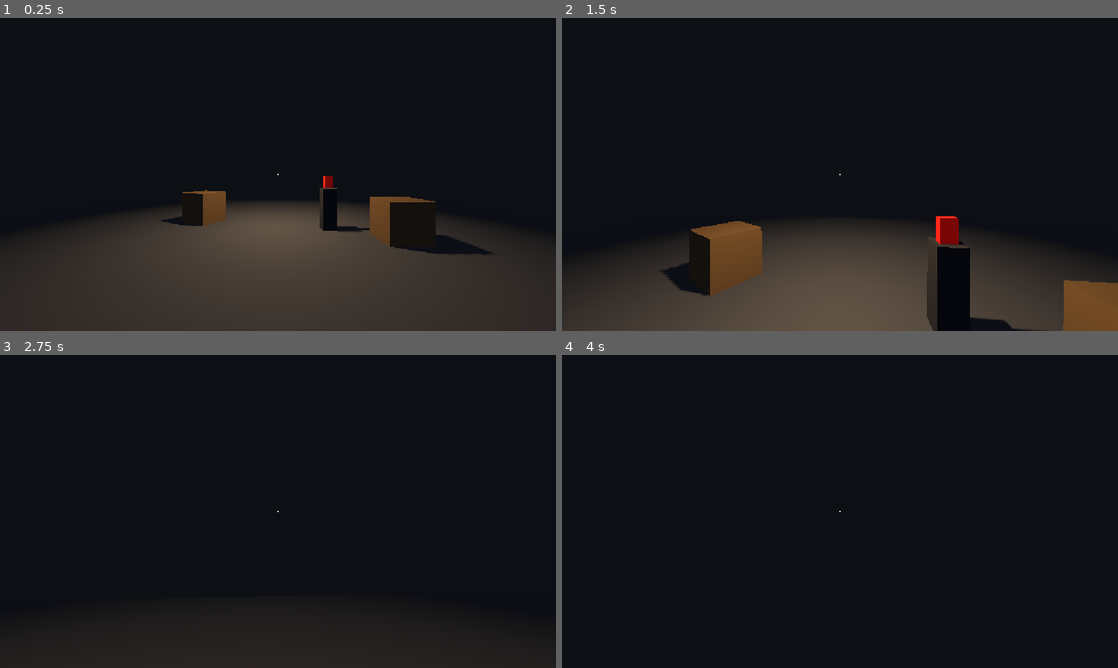
Above: before the commit, frames 1-4 (two rows, left to right).
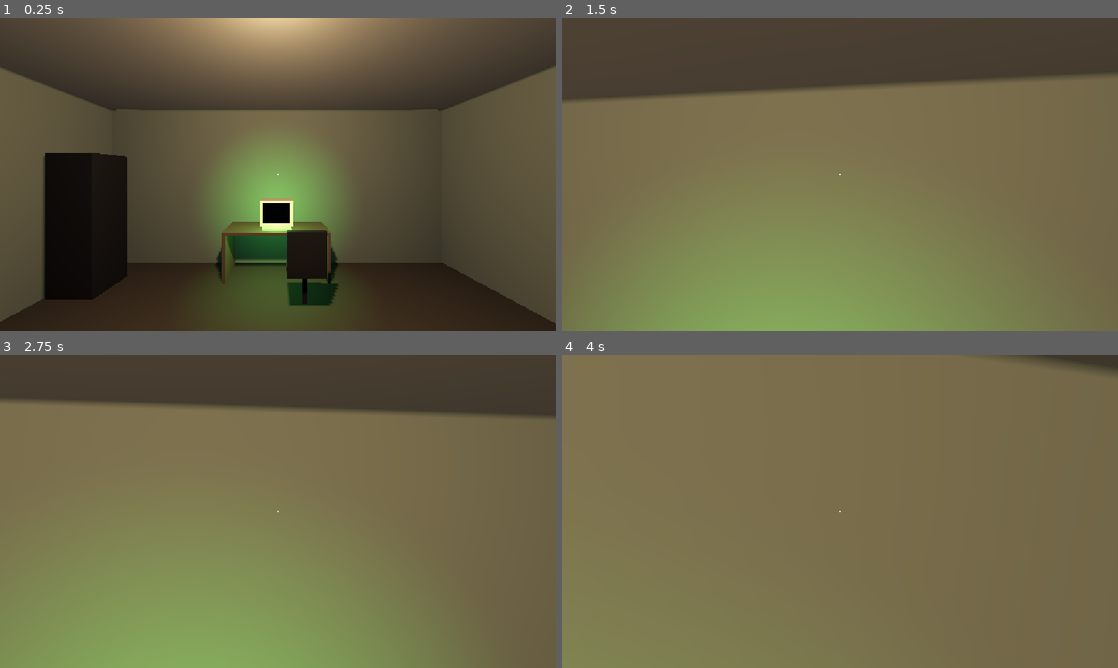
Above: after the commit, the same moments.

Repository: aztigICE/signal-decay
Game: Godot game, scene res://scenes/main.tscn
Two runs of this game, one before a commit and one after it. Both use one fixed random seed, a clock stepped at 60 frames per second and the inputs below. The project has no main scene, so this scene is started directly.
Inputs (mouse positions are in pixels of both pictures, inside the frame that each line leads up to):
- Up to frame 1 (0.25 s): no input
- Up to frame 2 (1.5 s): tap Enter at 0.5 s; move the mouse to (867, 174) at 0.52 s; hold E (interact) 0.53-1.28 s; hold W (move_forward) from 0.53 s (still down); tap Space (jump) at 0.77 s; move the mouse to (812, 174) at 1.27 s; tap E (interact) at 1.35 s
- Up to frame 3 (2.75 s): keep holding W (move_forward); tap Space (jump) at 1.52 s; move the mouse to (289, 505) at 2.02 s; hold Shift (sprint) from 2.03 s (still down); tap E (interact) at 2.3 s
- Up to frame 4 (4 s): keep holding W (move_forward); move the mouse to (834, 517) at 2.77 s; release Shift (sprint) at 2.78 s; tap E (interact) at 2.85 s; tap Space (jump) at 3.02, 3.77 s; move the mouse to (878, 514) at 3.52 s; hold E (interact) from 3.53 s (still down)

The runs differ from the first frame. In frame 1, 79% of the frame differs, in the area x 0-100%, y 0-100%; in frame 2, 100%; in frame 3, 100%; in frame 4, 100%.

Commit message:
Add command-line terminal, seating, and blocked-out control room
- Terminal desk with a live monitor UI (SubViewport) and CRT shader
- Commands: help, status, scan, clear, whoami, exit; up/down history
- Player can sit at the terminal (E) and stand up (Esc)
- Control room blockout with CSG: walls, door, window, rack, shelf, chair
- Fix light switch node link

Diff:
--- a/scenes/main.tscn
+++ b/scenes/main.tscn
@@ -1,47 +1,48 @@
-[gd_scene load_steps=16 format=3]
+[gd_scene load_steps=14 format=3]
 
 [ext_resource type="PackedScene" path="res://scenes/player.tscn" id="1_player"]
 [ext_resource type="Script" path="res://scripts/light_switch.gd" id="2_switch"]
+[ext_resource type="PackedScene" path="res://scenes/terminal.tscn" id="3_terminal"]
 
 [sub_resource type="Environment" id="Environment_main"]
 background_mode = 1
-background_color = Color(0.02, 0.02, 0.03, 1)
+background_color = Color(0.02, 0.025, 0.035, 1)
 ambient_light_source = 2
 ambient_light_color = Color(0.35, 0.38, 0.45, 1)
-ambient_light_energy = 0.35
+ambient_light_energy = 0.25
 tonemap_mode = 2
 fog_enabled = true
 fog_light_color = Color(0.04, 0.05, 0.07, 1)
 fog_density = 0.04
 
+[sub_resource type="StandardMaterial3D" id="Mat_wall"]
+albedo_color = Color(0.42, 0.45, 0.41, 1)
+roughness = 0.95
+
 [sub_resource type="StandardMaterial3D" id="Mat_floor"]
-albedo_color = Color(0.32, 0.33, 0.35, 1)
+albedo_color = Color(0.26, 0.24, 0.21, 1)
 roughness = 0.9
 
-[sub_resource type="BoxMesh" id="Mesh_floor"]
-material = SubResource("Mat_floor")
-size = Vector3(20, 0.2, 20)
+[sub_resource type="StandardMaterial3D" id="Mat_ceiling"]
+albedo_color = Color(0.5, 0.5, 0.47, 1)
 
-[sub_resource type="BoxShape3D" id="Shape_floor"]
-size = Vector3(20, 0.2, 20)
+[sub_resource type="StandardMaterial3D" id="Mat_ground"]
+albedo_color = Color(0.12, 0.14, 0.1, 1)
+roughness = 1.0
 
-[sub_resource type="StandardMaterial3D" id="Mat_crate"]
-albedo_color = Color(0.45, 0.36, 0.24, 1)
+[sub_resource type="StandardMaterial3D" id="Mat_dark"]
+albedo_color = Color(0.13, 0.13, 0.14, 1)
+roughness = 0.7
 
-[sub_resource type="BoxMesh" id="Mesh_crate"]
-material = SubResource("Mat_crate")
+[sub_resource type="StandardMaterial3D" id="Mat_lamp"]
+albedo_color = Color(1, 0.9, 0.75, 1)
+emission_enabled = true
+emission = Color(1, 0.85, 0.65, 1)
+emission_energy_multiplier = 2.0
 
-[sub_resource type="BoxShape3D" id="Shape_crate"]
-
-[sub_resource type="StandardMaterial3D" id="Mat_pillar"]
-albedo_color = Color(0.2, 0.21, 0.23, 1)
-
-[sub_resource type="BoxMesh" id="Mesh_pillar"]
-material = SubResource("Mat_pillar")
-size = Vector3(0.4, 1.2, 0.4)
-
-[sub_resource type="BoxShape3D" id="Shape_pillar"]
-size = Vector3(0.4, 1.2, 0.4)
+[sub_resource type="BoxMesh" id="Mesh_lamp"]
+material = SubResource("Mat_lamp")
+size = Vector3(0.5, 0.05, 0.5)
 
 [sub_resource type="StandardMaterial3D" id="Mat_switch"]
 albedo_color = Color(0.75, 0.12, 0.1, 1)
@@ -51,10 +52,10 @@
 
 [sub_resource type="BoxMesh" id="Mesh_switch"]
 material = SubResource("Mat_switch")
-size = Vector3(0.25, 0.35, 0.15)
+size = Vector3(0.12, 0.18, 0.05)
 
 [sub_resource type="BoxShape3D" id="Shape_switch"]
-size = Vector3(0.25, 0.35, 0.15)
+size = Vector3(0.12, 0.18, 0.05)
 
 [node name="Main" type="Node3D"]
 
@@ -62,58 +63,109 @@
 environment = SubResource("Environment_main")
 
 [node name="Moonlight" type="DirectionalLight3D" parent="."]
-transform = Transform3D(1, 0, 0, 0, 0.643, -0.766, 0, 0.766, 0.643, 0, 8, 0)
+transform = Transform3D(0.866, 0, 0.5, 0.383, 0.643, -0.663, -0.321, 0.766, 0.557, 0, 10, 0)
 light_color = Color(0.6, 0.7, 0.9, 1)
 light_energy = 0.25
 shadow_enabled = true
 
-[node name="Floor" type="StaticBody3D" parent="."]
+[node name="Ground" type="CSGBox3D" parent="."]
 transform = Transform3D(1, 0, 0, 0, 1, 0, 0, 0, 1, 0, -0.1, 0)
+use_collision = true
+size = Vector3(60, 0.2, 60)
+material = SubResource("Mat_ground")
 
-[node name="Mesh" type="MeshInstance3D" parent="Floor"]
-mesh = SubResource("Mesh_floor")
+[node name="Room" type="CSGCombiner3D" parent="."]
+use_collision = true
 
-[node name="Collision" type="CollisionShape3D" parent="Floor"]
-shape = SubResource("Shape_floor")
+[node name="Floor" type="CSGBox3D" parent="Room"]
+transform = Transform3D(1, 0, 0, 0, 1, 0, 0, 0, 1, 0, -0.08, 0)
+size = Vector3(6.4, 0.2, 5.4)
+material = SubResource("Mat_floor")
 
-[node name="Crate1" type="StaticBody3D" parent="."]
-transform = Transform3D(1, 0, 0, 0, 1, 0, 0, 0, 1, 3, 0.5, -2)
+[node name="Ceiling" type="CSGBox3D" parent="Room"]
+transform = Transform3D(1, 0, 0, 0, 1, 0, 0, 0, 1, 0, 2.9, 0)
+size = Vector3(6.4, 0.2, 5.4)
+material = SubResource("Mat_ceiling")
 
-[node name="Mesh" type="MeshInstance3D" parent="Crate1"]
-mesh = SubResource("Mesh_crate")
+[node name="NorthWall" type="CSGBox3D" parent="Room"]
+transform = Transform3D(1, 0, 0, 0, 1, 0, 0, 0, 1, 0, 1.4, -2.6)
+size = Vector3(6.4, 3.2, 0.2)
+material = SubResource("Mat_wall")
 
-[node name="Collision" type="CollisionShape3D" parent="Crate1"]
-shape = SubResource("Shape_crate")
+[node name="SouthWall" type="CSGBox3D" parent="Room"]
+transform = Transform3D(1, 0, 0, 0, 1, 0, 0, 0, 1, 0, 1.4, 2.6)
+size = Vector3(6.4, 3.2, 0.2)
+material = SubResource("Mat_wall")
 
-[node name="Crate2" type="StaticBody3D" parent="."]
-transform = Transform3D(0.866, 0, -0.5, 0, 1, 0, 0.5, 0, 0.866, -2.5, 0.5, -4)
+[node name="WestWall" type="CSGBox3D" parent="Room"]
+transform = Transform3D(1, 0, 0, 0, 1, 0, 0, 0, 1, -3.1, 1.4, 0)
+size = Vector3(0.2, 3.2, 5.4)
+material = SubResource("Mat_wall")
 
-[node name="Mesh" type="MeshInstance3D" parent="Crate2"]
-mesh = SubResource("Mesh_crate")
+[node name="EastWall" type="CSGBox3D" parent="Room"]
+transform = Transform3D(1, 0, 0, 0, 1, 0, 0, 0, 1, 3.1, 1.4, 0)
+size = Vector3(0.2, 3.2, 5.4)
+material = SubResource("Mat_wall")
 
-[node name="Collision" type="CollisionShape3D" parent="Crate2"]
-shape = SubResource("Shape_crate")
+[node name="DoorHole" type="CSGBox3D" parent="Room"]
+transform = Transform3D(1, 0, 0, 0, 1, 0, 0, 0, 1, 1.8, 1.07, 2.6)
+operation = 2
+size = Vector3(1.0, 2.1, 0.5)
 
-[node name="Lamp" type="OmniLight3D" parent="."]
-transform = Transform3D(1, 0, 0, 0, 1, 0, 0, 0, 1, 0, 3, -3)
+[node name="WindowHole" type="CSGBox3D" parent="Room"]
+transform = Transform3D(1, 0, 0, 0, 1, 0, 0, 0, 1, 3.1, 1.5, 0.3)
+operation = 2
+size = Vector3(0.5, 0.8, 1.4)
+
+[node name="ServerRack" type="CSGBox3D" parent="."]
+transform = Transform3D(1, 0, 0, 0, 1, 0, 0, 0, 1, -2.65, 0.95, -1.7)
+use_collision = true
+size = Vector3(0.6, 1.9, 0.6)
+material = SubResource("Mat_dark")
+
+[node name="Shelf" type="CSGBox3D" parent="."]
+transform = Transform3D(1, 0, 0, 0, 1, 0, 0, 0, 1, -2.75, 0.6, 1.2)
+use_collision = true
+size = Vector3(0.4, 1.2, 1.4)
+material = SubResource("Mat_dark")
+
+[node name="Chair" type="CSGCombiner3D" parent="."]
+transform = Transform3D(1, 0, 0, 0, 1, 0, 0, 0, 1, 0.35, 0, -1.35)
+use_collision = true
+
+[node name="Seat" type="CSGBox3D" parent="Chair"]
+transform = Transform3D(1, 0, 0, 0, 1, 0, 0, 0, 1, 0, 0.45, 0)
+size = Vector3(0.45, 0.05, 0.45)
+material = SubResource("Mat_dark")
+
+[node name="Back" type="CSGBox3D" parent="Chair"]
+transform = Transform3D(1, 0, 0, 0, 1, 0, 0, 0, 1, 0, 0.72, 0.2)
+size = Vector3(0.45, 0.5, 0.05)
+material = SubResource("Mat_dark")
+
+[node name="Post" type="CSGBox3D" parent="Chair"]
+transform = Transform3D(1, 0, 0, 0, 1, 0, 0, 0, 1, 0, 0.22, 0)
+size = Vector3(0.06, 0.44, 0.06)
+material = SubResource("Mat_dark")
+
+[node name="Terminal" parent="." instance=ExtResource("3_terminal")]
+transform = Transform3D(1, 0, 0, 0, 1, 0, 0, 0, 1, 0, 0.02, -2.13)
+
+[node name="LampFixture" type="MeshInstance3D" parent="."]
+transform = Transform3D(1, 0, 0, 0, 1, 0, 0, 0, 1, 0, 2.77, 0)
+mesh = SubResource("Mesh_lamp")
+
+[node name="CeilingLight" type="OmniLight3D" parent="."]
+transform = Transform3D(1, 0, 0, 0, 1, 0, 0, 0, 1, 0, 2.6, 0)
 light_color = Color(1, 0.82, 0.6, 1)
-light_energy = 2.0
+light_energy = 1.6
 shadow_enabled = true
-omni_range = 9.0
+omni_range = 7.0
 
-[node name="Pillar" type="StaticBody3D" parent="."]
-transform = Transform3D(1, 0, 0, 0, 1, 0, 0, 0, 1, 1.5, 0.6, -3)
-
-[node name="Mesh" type="MeshInstance3D" parent="Pillar"]
-mesh = SubResource("Mesh_pillar")
-
-[node name="Collision" type="CollisionShape3D" parent="Pillar"]
-shape = SubResource("Shape_pillar")
-
-[node name="LightSwitch" type="StaticBody3D" parent="."]
-transform = Transform3D(1, 0, 0, 0, 1, 0, 0, 0, 1, 1.5, 1.375, -3)
+[node name="LightSwitch" type="StaticBody3D" parent="." node_paths=PackedStringArray("light")]
+transform = Transform3D(1, 0, 0, 0, 1, 0, 0, 0, 1, 1.0, 1.3, 2.475)
 script = ExtResource("2_switch")
-light = NodePath("../Lamp")
+light = NodePath("../CeilingLight")
 
 [node name="Mesh" type="MeshInstance3D" parent="LightSwitch"]
 mesh = SubResource("Mesh_switch")
@@ -122,4 +174,4 @@
 shape = SubResource("Shape_switch")
 
 [node name="Player" parent="." instance=ExtResource("1_player")]
-transform = Transform3D(1, 0, 0, 0, 1, 0, 0, 0, 1, 0, 0, 3)
+transform = Transform3D(1, 0, 0, 0, 1, 0, 0, 0, 1, 0, 0.05, 1.2)
--- /dev/null
+++ b/scenes/terminal.tscn
@@ -0,0 +1,90 @@
+[gd_scene load_steps=14 format=3]
+
+[ext_resource type="Script" path="res://scripts/terminal.gd" id="1_term"]
+[ext_resource type="PackedScene" path="res://ui/terminal_ui.tscn" id="2_ui"]
+
+[sub_resource type="StandardMaterial3D" id="Mat_desk"]
+albedo_color = Color(0.36, 0.3, 0.24, 1)
+roughness = 0.8
+
+[sub_resource type="BoxMesh" id="Mesh_desktop"]
+material = SubResource("Mat_desk")
+size = Vector3(1.6, 0.05, 0.7)
+
+[sub_resource type="BoxMesh" id="Mesh_side"]
+material = SubResource("Mat_desk")
+size = Vector3(0.05, 0.7, 0.7)
+
+[sub_resource type="StandardMaterial3D" id="Mat_monitor"]
+albedo_color = Color(0.72, 0.69, 0.6, 1)
+roughness = 0.6
+
+[sub_resource type="BoxMesh" id="Mesh_monitor"]
+material = SubResource("Mat_monitor")
+size = Vector3(0.52, 0.42, 0.42)
+
+[sub_resource type="QuadMesh" id="Mesh_screen"]
+size = Vector2(0.42, 0.315)
+
+[sub_resource type="StandardMaterial3D" id="Mat_keyboard"]
+albedo_color = Color(0.62, 0.6, 0.54, 1)
+
+[sub_resource type="BoxMesh" id="Mesh_keyboard"]
+material = SubResource("Mat_keyboard")
+size = Vector3(0.45, 0.03, 0.15)
+
+[sub_resource type="BoxShape3D" id="Shape_desk"]
+size = Vector3(1.6, 0.75, 0.7)
+
+[sub_resource type="BoxShape3D" id="Shape_monitor"]
+size = Vector3(0.52, 0.42, 0.42)
+
+[node name="Terminal" type="StaticBody3D"]
+script = ExtResource("1_term")
+
+[node name="DeskTop" type="MeshInstance3D" parent="."]
+transform = Transform3D(1, 0, 0, 0, 1, 0, 0, 0, 1, 0, 0.725, 0)
+mesh = SubResource("Mesh_desktop")
+
+[node name="SideL" type="MeshInstance3D" parent="."]
+transform = Transform3D(1, 0, 0, 0, 1, 0, 0, 0, 1, -0.775, 0.35, 0)
+mesh = SubResource("Mesh_side")
+
+[node name="SideR" type="MeshInstance3D" parent="."]
+transform = Transform3D(1, 0, 0, 0, 1, 0, 0, 0, 1, 0.775, 0.35, 0)
+mesh = SubResource("Mesh_side")
+
+[node name="Keyboard" type="MeshInstance3D" parent="."]
+transform = Transform3D(1, 0, 0, 0, 1, 0, 0, 0, 1, 0, 0.765, 0.17)
+mesh = SubResource("Mesh_keyboard")
+
+[node name="Monitor" type="MeshInstance3D" parent="."]
+transform = Transform3D(1, 0, 0, 0, 1, 0, 0, 0, 1, 0, 0.98, -0.1)
+mesh = SubResource("Mesh_monitor")
+
+[node name="Screen" type="MeshInstance3D" parent="Monitor"]
+transform = Transform3D(1, 0, 0, 0, 1, 0, 0, 0, 1, 0, 0.01, 0.212)
+mesh = SubResource("Mesh_screen")
+
+[node name="DeskCollision" type="CollisionShape3D" parent="."]
+transform = Transform3D(1, 0, 0, 0, 1, 0, 0, 0, 1, 0, 0.375, 0)
+shape = SubResource("Shape_desk")
+
+[node name="MonitorCollision" type="CollisionShape3D" parent="."]
+transform = Transform3D(1, 0, 0, 0, 1, 0, 0, 0, 1, 0, 0.98, -0.1)
+shape = SubResource("Shape_monitor")
+
+[node name="CameraAnchor" type="Marker3D" parent="."]
+transform = Transform3D(1, 0, 0, 0, 1, 0, 0, 0, 1, 0, 0.99, 0.42)
+
+[node name="ScreenGlow" type="OmniLight3D" parent="."]
+transform = Transform3D(1, 0, 0, 0, 1, 0, 0, 0, 1, 0, 0.99, 0.35)
+light_color = Color(0.4, 1, 0.5, 1)
+light_energy = 0.5
+omni_range = 1.8
+
+[node name="SubViewport" type="SubViewport" parent="."]
+size = Vector2i(800, 600)
+render_target_update_mode = 4
+
+[node name="TerminalUI" parent="SubViewport" instance=ExtResource("2_ui")]
--- a/scripts/player.gd
+++ b/scripts/player.gd
@@ -17,10 +17,13 @@
 @onready var camera: Camera3D = $Head/Camera3D
 @onready var ray: RayCast3D = $Head/Camera3D/InteractRay
 @onready var prompt: Label = $HUD/Prompt
+@onready var crosshair: ColorRect = $HUD/Crosshair
 
 var gravity: float = ProjectSettings.get_setting("physics/3d/default_gravity")
 var _focused: Node = null
 var _bob_t: float = 0.0
+var _seated: bool = false
+var _seat_tween: Tween
 
 
 func _ready() -> void:
@@ -32,6 +35,8 @@
 
 
 func _unhandled_input(event: InputEvent) -> void:
+	if _seated:
+		return
 	if event is InputEventMouseMotion and Input.mouse_mode == Input.MOUSE_MODE_CAPTURED:
 		rotate_y(-event.relative.x * mouse_sensitivity)
 		head.rotate_x(-event.relative.y * mouse_sensitivity)
@@ -45,6 +50,8 @@
 
 
 func _physics_process(delta: float) -> void:
+	if _seated:
+		return
 	if not is_on_floor():
 		velocity.y -= gravity * delta
 	elif Input.is_action_just_pressed("jump"):
@@ -101,3 +108,36 @@
 		var ev := InputEventKey.new()
 		ev.physical_keycode = binds[action]
 		InputMap.action_add_event(action, ev)
+
+
+# --- seating (terminal, chairs) -------------------------------------------
+
+func enter_seat(anchor: Node3D) -> void:
+	_seated = true
+	velocity = Vector3.ZERO
+	prompt.text = ""
+	crosshair.visible = false
+	_focused = null
+	_tween_camera(anchor.global_transform)
+
+
+func exit_seat() -> void:
+	_tween_camera(head.global_transform)
+	_seat_tween.tween_callback(_on_unseated)
+
+
+func is_seated() -> bool:
+	return _seated
+
+
+func _tween_camera(target: Transform3D) -> void:
+	if _seat_tween != null:
+		_seat_tween.kill()
+	_seat_tween = create_tween().set_trans(Tween.TRANS_SINE).set_ease(Tween.EASE_IN_OUT)
+	_seat_tween.tween_property(camera, "global_transform", target, 0.45)
+
+
+func _on_unseated() -> void:
+	camera.transform = Transform3D.IDENTITY
+	crosshair.visible = true
+	_seated = false
--- /dev/null
+++ b/scripts/terminal.gd
@@ -0,0 +1,50 @@
+extends Interactable
+## Desk terminal. Press E to sit: the camera moves to the screen and keyboard
+## input goes to the on-screen command line. Esc (or 'exit') stands you up.
+
+@onready var sub_viewport: SubViewport = $SubViewport
+@onready var ui: TerminalUI = $SubViewport/TerminalUI
+@onready var screen: MeshInstance3D = $Monitor/Screen
+@onready var camera_anchor: Marker3D = $CameraAnchor
+
+var _player: Node = null
+
+
+func _ready() -> void:
+	prompt_text = "Use terminal"
+	var mat := StandardMaterial3D.new()
+	mat.shading_mode = BaseMaterial3D.SHADING_MODE_UNSHADED
+	mat.albedo_texture = sub_viewport.get_texture()
+	screen.material_override = mat
+	ui.exit_requested.connect(_stand_up)
+	set_process_input(false)
+
+
+func interact(player: Node) -> void:
+	if _player != null or not player.has_method("enter_seat"):
+		return
+	_player = player
+	player.enter_seat(camera_anchor)
+	set_process_input(true)
+	ui.activate()
+	super.interact(player)
+
+
+func _input(event: InputEvent) -> void:
+	if _player == null:
+		return
+	if event.is_action_pressed("ui_cancel"):
+		get_viewport().set_input_as_handled()
+		_stand_up()
+	elif event is InputEventKey:
+		sub_viewport.push_input(event)
+		get_viewport().set_input_as_handled()
+
+
+func _stand_up() -> void:
+	if _player == null:
+		return
+	ui.deactivate()
+	_player.exit_seat()
+	_player = null
+	set_process_input(false)
--- /dev/null
+++ b/ui/crt.gdshader
@@ -0,0 +1,12 @@
+shader_type canvas_item;
+// Cheap CRT look for the terminal screen: scanlines + dark corners.
+
+uniform float line_count = 300.0;
+uniform float scanline_strength = 0.22;
+uniform float vignette_strength = 0.65;
+
+void fragment() {
+	float s = 0.5 + 0.5 * sin(UV.y * line_count * 3.14159);
+	float v = smoothstep(0.35, 0.78, distance(UV, vec2(0.5)));
+	COLOR = vec4(0.0, 0.0, 0.0, scanline_strength * s + vignette_strength * v);
+}
--- /dev/null
+++ b/ui/terminal_ui.gd
@@ -0,0 +1,170 @@
+class_name TerminalUI
+extends Control
+## The UI shown on the in-world monitor: a scrolling output log and a command line.
+## Lives inside a SubViewport; key events are pushed in by terminal.gd while seated.
+
+signal exit_requested
+
+const TEXT_COLOR := Color(0.4, 1.0, 0.5)
+const DIM_COLOR := Color(0.22, 0.6, 0.3)
+const WARN_HEX := "e0a040"
+const FONT_SIZE := 22
+
+@onready var output: RichTextLabel = $Margin/VBox/Output
+@onready var input: LineEdit = $Margin/VBox/InputRow/Input
+@onready var prompt_label: Label = $Margin/VBox/InputRow/PromptLabel
+
+var _booted: bool = false
+var _busy: bool = false
+var _history: PackedStringArray = []
+var _history_index: int = -1
+
+
+func _ready() -> void:
+	_apply_style()
+	output.clear()
+	input.editable = false
+	input.text_submitted.connect(_on_submitted)
+	input.gui_input.connect(_on_input_gui)
+
+
+func activate() -> void:
+	if not _booted:
+		_booted = true
+		await _boot()
+	_set_ready()
+
+
+func deactivate() -> void:
+	input.release_focus()
+
+
+# --- commands -------------------------------------------------------------
+
+func _run(line: String) -> void:
+	var parts: PackedStringArray = line.split(" ", false)
+	var cmd: String = parts[0].to_lower()
+	match cmd:
+		"help":
+			_print("Commands:")
+			_print("  help     show this list")
+			_print("  status   station status")
+			_print("  scan     sweep for signals")
+			_print("  clear    clear the screen")
+			_print("  whoami   current operator")
+			_print("  exit     log out (or press Esc)")
+		"status":
+			_print("STATION STATUS")
+			_print("  Power ........ OK")
+			_print("  Dish ......... [color=#%s]NOT CONNECTED[/color]" % WARN_HEX)
+			_print("  Storage ...... 0 / 4 slots")
+			_print("  Points ....... 0")
+		"scan":
+			await _scan()
+		"clear":
+			output.clear()
+		"whoami":
+			_print("operator")
+		"exit", "logout":
+			exit_requested.emit()
+		_:
+			_print("Unknown command: %s. Type 'help'." % _escape(cmd))
+
+
+func _scan() -> void:
+	_busy = true
+	input.editable = false
+	output.append_text("Sweeping bands")
+	for i in 6:
+		await get_tree().create_timer(0.3).timeout
+		output.append_text(".")
+	_print("")
+	_print("[color=#%s]No signals. Dish is not aligned.[/color]" % WARN_HEX)
+	_print("Align the dish outside to receive transmissions.")
+	_set_ready()
+
+
+func _boot() -> void:
+	_busy = true
+	var lines: Array[String] = [
+		"STATION OS v0.1",
+		"Remote Listening Program",
+		"",
+		"Memory check ............ OK",
+		"Receiver ................ OK",
+		"Dish controller ......... [color=#%s]NOT CONNECTED[/color]" % WARN_HEX,
+		"Storage ................. 0 / 4 slots",
+		"",
+		"Type 'help' for commands. Esc to stand up.",
+		"",
+	]
+	for l in lines:
+		_print(l)
+		await get_tree().create_timer(0.12).timeout
+
+
+# --- input ----------------------------------------------------------------
+
+func _on_submitted(text: String) -> void:
+	input.clear()
+	text = text.strip_edges()
+	_print("[color=#%s]> %s[/color]" % [DIM_COLOR.to_html(false), _escape(text)])
+	if text.is_empty():
+		return
+	_history.append(text)
+	_history_index = -1
+	_run(text)
+
+
+func _on_input_gui(event: InputEvent) -> void:
+	if not (event is InputEventKey and event.pressed) or _history.is_empty():
+		return
+	if event.keycode == KEY_UP:
+		_history_index = _history.size() - 1 if _history_index == -1 else max(_history_index - 1, 0)
+	elif event.keycode == KEY_DOWN:
+		if _history_index == -1:
+			return
+		_history_index += 1
+		if _history_index >= _history.size():
+			_history_index = -1
+			input.clear()
+			input.accept_event()
+			return
+	else:
+		return
+	input.text = _history[_history_index]
+	input.caret_column = input.text.length()
+	input.accept_event()
+
+
+# --- helpers --------------------------------------------------------------
+
+func _set_ready() -> void:
+	_busy = false
+	input.editable = true
+	input.grab_focus()
+
+
+func _print(text: String) -> void:
+	output.append_text(text + "\n")
+
+
+func _escape(text: String) -> String:
+	return text.replace("[", "[lb]")
+
+
+func _apply_style() -> void:
+	var font := SystemFont.new()
+	font.font_names = PackedStringArray(["Consolas", "Lucida Console", "Courier New", "monospace"])
+	output.add_theme_font_override("normal_font", font)
+	output.add_theme_font_size_override("normal_font_size", FONT_SIZE)
+	output.add_theme_color_override("default_color", TEXT_COLOR)
+	for c: Control in [input, prompt_label]:
+		c.add_theme_font_override("font", font)
+		c.add_theme_font_size_override("font_size", FONT_SIZE)
+		c.add_theme_color_override("font_color", TEXT_COLOR)
+	input.add_theme_color_override("caret_color", TEXT_COLOR)
+	input.add_theme_color_override("font_uneditable_color", DIM_COLOR)
+	var empty := StyleBoxEmpty.new()
+	for s in ["normal", "focus", "read_only"]:
+		input.add_theme_stylebox_override(s, empty)
--- /dev/null
+++ b/ui/terminal_ui.tscn
@@ -0,0 +1,71 @@
+[gd_scene load_steps=4 format=3]
+
+[ext_resource type="Script" path="res://ui/terminal_ui.gd" id="1_ui"]
+[ext_resource type="Shader" path="res://ui/crt.gdshader" id="2_crt"]
+
+[sub_resource type="ShaderMaterial" id="Mat_crt"]
+shader = ExtResource("2_crt")
+
+[node name="TerminalUI" type="Control"]
+layout_mode = 3
+anchors_preset = 15
+anchor_right = 1.0
+anchor_bottom = 1.0
+grow_horizontal = 2
+grow_vertical = 2
+script = ExtResource("1_ui")
+
+[node name="Background" type="ColorRect" parent="."]
+layout_mode = 1
+anchors_preset = 15
+anchor_right = 1.0
+anchor_bottom = 1.0
+grow_horizontal = 2
+grow_vertical = 2
+mouse_filter = 2
+color = Color(0.015, 0.03, 0.02, 1)
+
+[node name="Margin" type="MarginContainer" parent="."]
+layout_mode = 1
+anchors_preset = 15
+anchor_right = 1.0
+anchor_bottom = 1.0
+grow_horizontal = 2
+grow_vertical = 2
+theme_override_constants/margin_left = 32
+theme_override_constants/margin_top = 28
+theme_override_constants/margin_right = 32
+theme_override_constants/margin_bottom = 28
+
+[node name="VBox" type="VBoxContainer" parent="Margin"]
+layout_mode = 2
+
+[node name="Output" type="RichTextLabel" parent="Margin/VBox"]
+layout_mode = 2
+size_flags_vertical = 3
+focus_mode = 0
+bbcode_enabled = true
+scroll_following = true
+
+[node name="InputRow" type="HBoxContainer" parent="Margin/VBox"]
+layout_mode = 2
+
+[node name="PromptLabel" type="Label" parent="Margin/VBox/InputRow"]
+layout_mode = 2
+text = ">"
+
+[node name="Input" type="LineEdit" parent="Margin/VBox/InputRow"]
+layout_mode = 2
+size_flags_horizontal = 3
+context_menu_enabled = false
+caret_blink = true
+
+[node name="Scanlines" type="ColorRect" parent="."]
+material = SubResource("Mat_crt")
+layout_mode = 1
+anchors_preset = 15
+anchor_right = 1.0
+anchor_bottom = 1.0
+grow_horizontal = 2
+grow_vertical = 2
+mouse_filter = 2
Not shown, added: scripts/interactable.gd.uid
Not shown, added: scripts/light_switch.gd.uid
Not shown, added: scripts/player.gd.uid
Not shown, added: scripts/terminal.gd.uid
Not shown, added: ui/crt.gdshader.uid
Not shown, added: ui/terminal_ui.gd.uid
